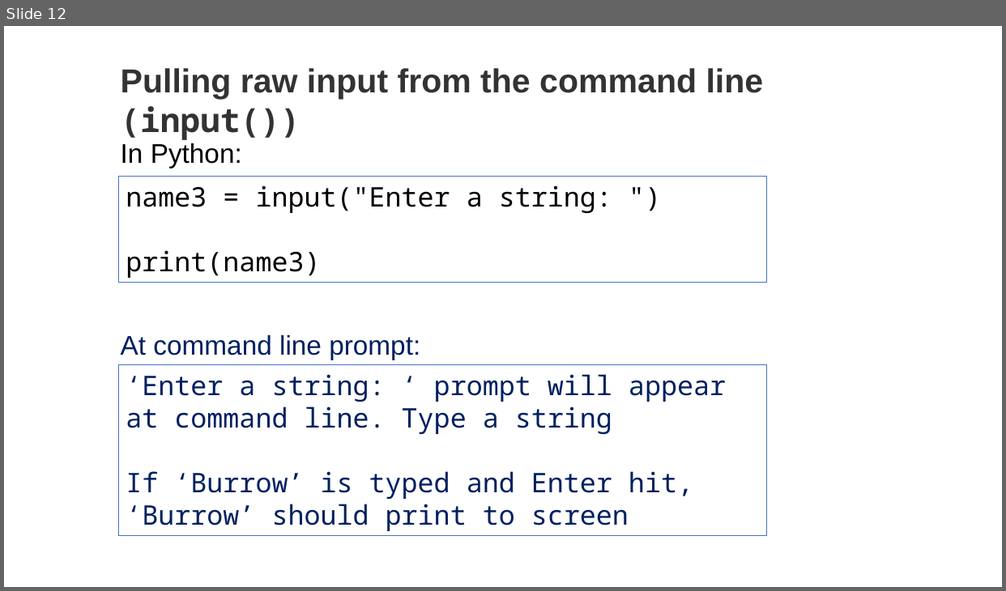
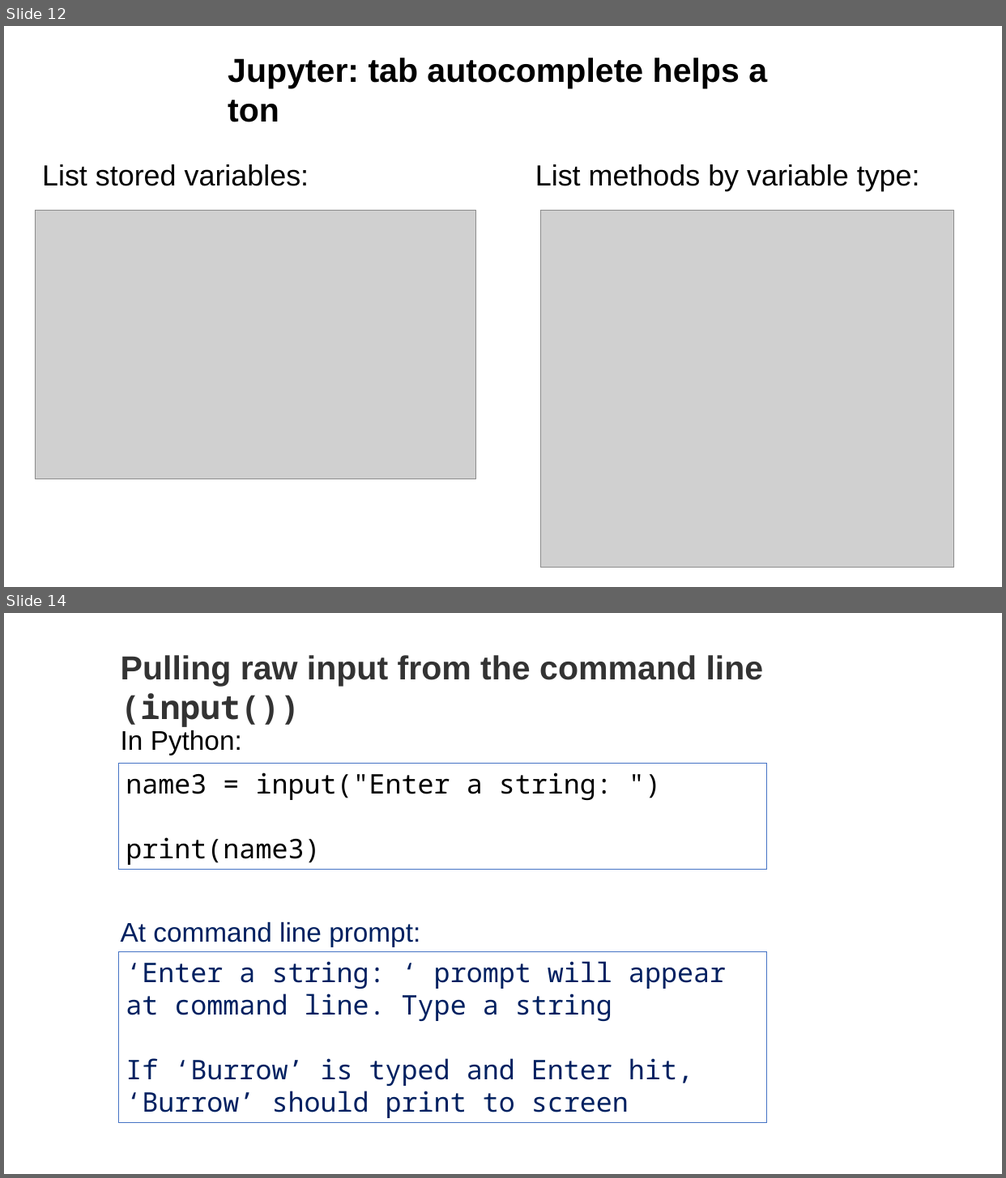
Before and after one commit to tparchman/F26_BIOL792, a slide deck: week6_pythonI/week6_python.pptx. Shown one above the other, each under a label of ours: slide 12 before the commit, slides 12 and 14 after it; the slides between them are not shown. The pictures are 1006x591 and 1006x1178 pixels, drawn with LibreOffice and Linux fonts; fonts in the diff are those of the drawing; grey boxes stand for pictures. Boxes give left, top, right and bottom in pixels: in the first picture for what was removed or moved away, otherwise in the second. Text is boxed around its words. In the diff, an @@ line names an element or a change of style, - is before the commit and + after.

```diff
--- a/week6_pythonI/week6_python.pptx
+++ b/week6_pythonI/week6_python.pptx
@@ slide 12 added at [4, 26, 1002, 587], background #FFFFFF @@
@@ text added at [228, 58, 767, 122], 32 pt, text #000000, bold @@
+Jupyter: tab autocomplete helps a ton
@@ text added at [42, 165, 309, 186], 28 pt, text #000000 @@
+List stored variables:
@@ text added at [535, 165, 920, 190], 28 pt, text #000000 @@
+List methods by variable type:
@@ picture added at [35, 210, 476, 479] @@
@@ picture added at [541, 210, 955, 568] @@
@@ what was slide 12 is now slide 14 @@
```
Also in this commit, not shown: 9 slides changed, 4 other slides added, 2 slides removed, 3 other files.
